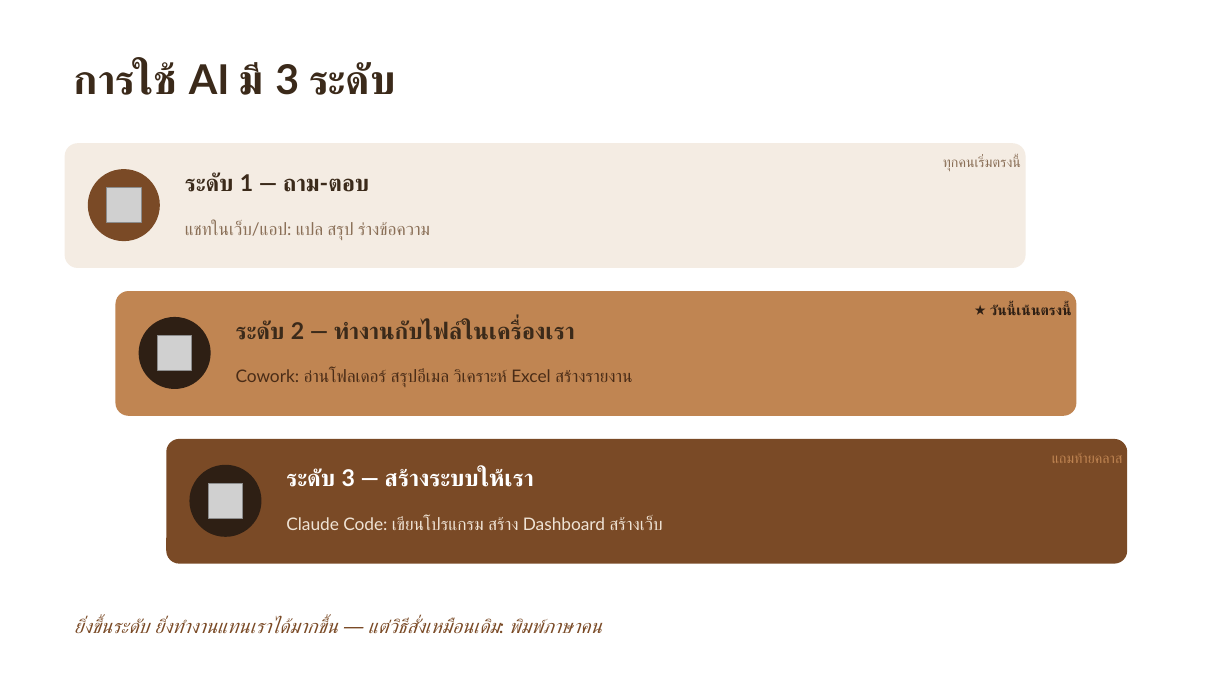
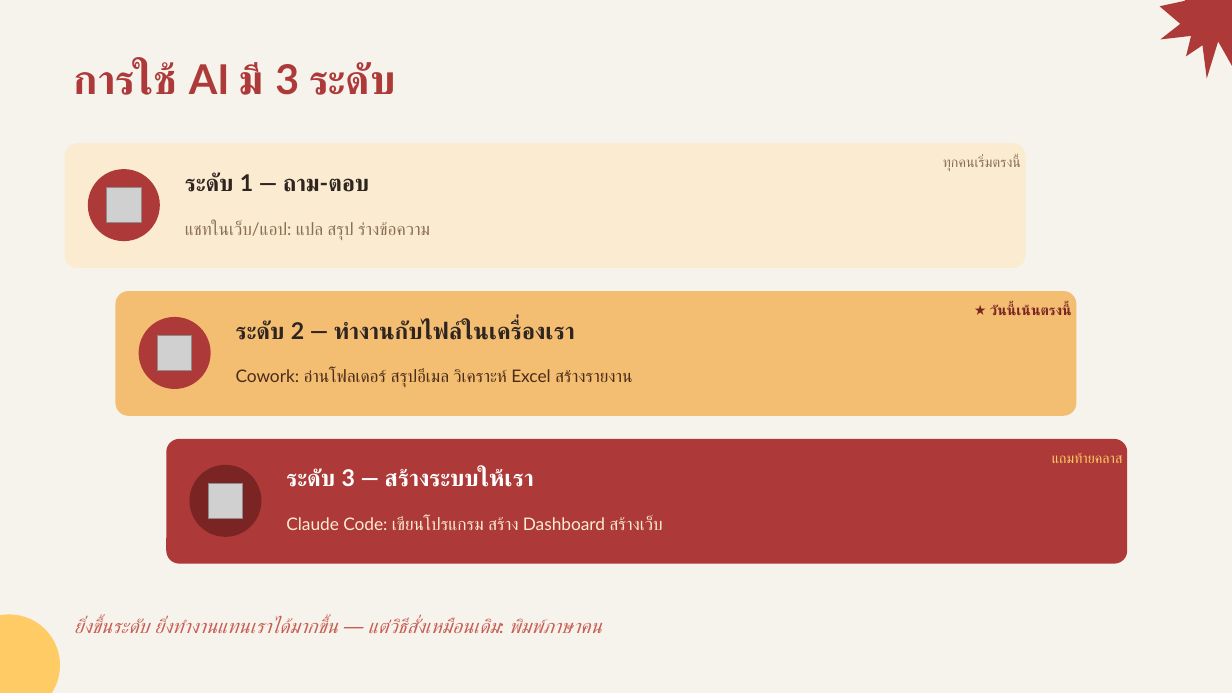
Before and after one commit to Bossjukkaphan/sookkaya-dashboard, a slide deck: slide 6 of claude-course/slides.pptx. Drawn at 1232x693 pixels with LibreOffice and Linux fonts; fonts in the diff are those of the drawing; grey boxes stand for pictures. Boxes give left, top, right and bottom in pixels: in the first picture for what was removed or moved away, otherwise in the second. Text is boxed around its words. In the diff, an @@ line names an element or a change of style, - is before the commit and + after.

```diff
--- a/claude-course/slides.pptx
+++ b/claude-course/slides.pptx
@@ background #FFFFFF to #F6F2EC @@
@@ irregular seal added at (1160,0,1232,79), fill #AD3A38 @@
@@ text "การใช้ AI มี 3 ระดับ" at (74,62,396,95): text colour #3B2A1A to #AD3A38 @@
@@ rounded rectangle at (65,143,1026,268): fill #F4ECE3 to #FBEBD0 @@
@@ ellipse at (88,169,160,241): fill #7A4A26 to #AD3A38 @@
@@ text "ระดับ 1 — ถาม-ตอบ" at (185,172,369,192): text colour #3B2A1A to #2E2420 @@
@@ rounded rectangle at (116,291,1077,416): fill #C08552 to #F3BE72 @@
@@ text "★ วันนี้เน้นตรงนี้" at (990,304,1069,315): text colour #2E1F14 to #7A2523 @@
@@ ellipse at (139,317,211,389): fill #2E1F14 to #AD3A38 @@
@@ text "ระดับ 2 — ทำงานกับไฟล์ในเครื่องเรา" at (236,320,574,340): text colour #3B2A1A to #2E2420 @@
@@ rounded rectangle at (166,439,1128,564): fill #7A4A26 to #AD3A38 @@
@@ text "แถมท้ายคลาส" at (1052,453,1123,463): text colour #C08552 to #FFCB64 @@
@@ ellipse at (189,465,262,537): fill #2E1F14 to #7A2523 @@
@@ text "Claude Code: เขียนโปรแกรม สร้าง Dashboard ..." at (286,517,662,530): text colour #EFE3D5 to #FBEBD0 @@
@@ ellipse added at (0,615,60,693), fill #FFCB64 @@
@@ text "ยิ่งขึ้นระดับ ยิ่งทำงานแทนเราได้มากขึ้น — แต่วิธีสั่งเหมือนเ ..." at (74,617,602,633): text colour #7A4A26 to #C65E52 @@
```
Also in this commit, not shown: 14 other slides changed.
